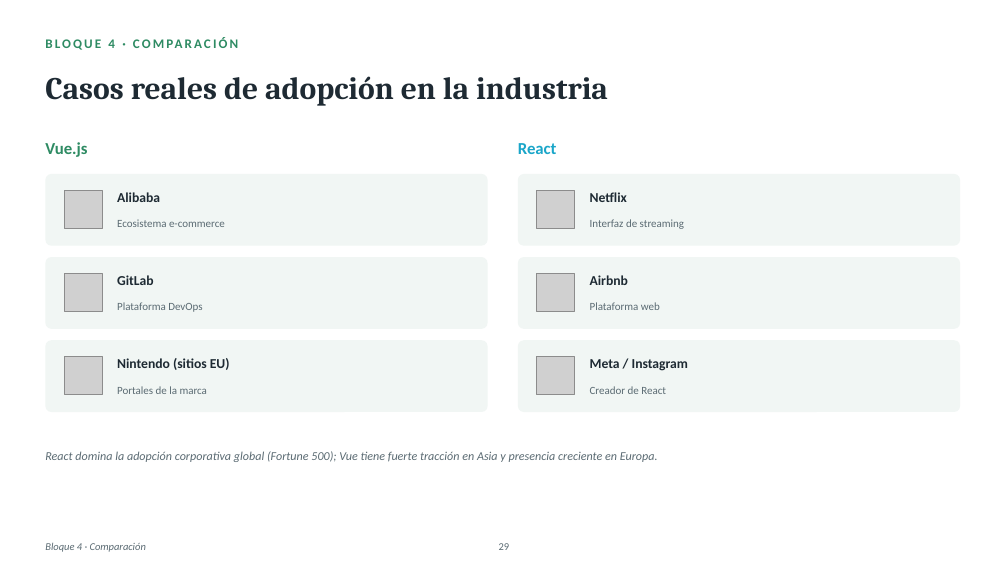
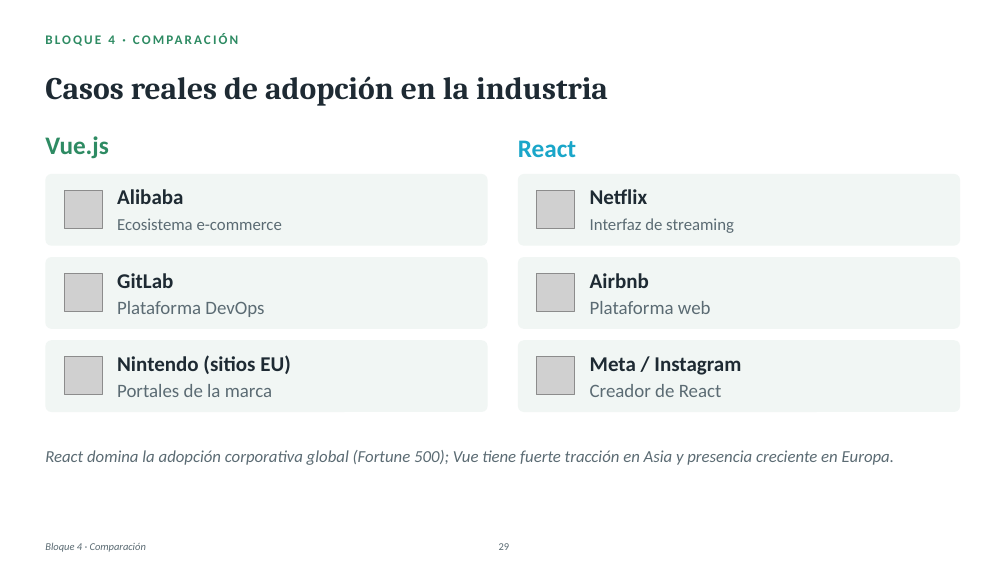
Before and after one commit to Agro-Ros-DSS-UTN/PoC, a slide deck: slide 30 of Vue_vs_React_PoC (2).pptx. Drawn at 1008x567 pixels with LibreOffice and Linux fonts; fonts in the diff are those of the drawing; grey boxes stand for pictures. Boxes give left, top, right and bottom in pixels: in the first picture for what was removed or moved away, otherwise in the second. Text is boxed around its words. In the diff, an @@ line names an element or a change of style, - is before the commit and + after.

```diff
--- a/Vue_vs_React_PoC (2).pptx
+++ b/Vue_vs_React_PoC (2).pptx
@@ text "BLOQUE 4 · COMPARACIÓN": place and size @@
-text "BLOQUE 4 · COMPARACIÓN" at [108,39,115,48]
+text "BLOQUE 4 · COMPARACIÓN" at [108,35,115,44]
@@ text "Vue.js" at [45,136,109,159]: size 16 to 24 pt @@
@@ text "React" at [518,140,576,157]: size 16 to 24 pt @@
@@ text "Ecosistema e-commerce" at [117,218,282,230]: size 10.5 to 16 pt @@
@@ text "Interfaz de streaming" at [590,218,734,233]: size 10.5 to 16 pt @@
@@ size 13 to 20 pt in 6 elements at [117,189,183,204], [117,273,173,288], [117,355,291,374], [590,189,648,204], [590,273,649,288], [590,357,741,375] @@
@@ size 10.5 to 18 pt in 4 elements at [117,301,264,317], [117,384,272,397], [590,301,711,314], [590,384,722,397] @@
@@ text "React domina la adopción corporativa ..." at [45,450,894,465]: size 11.5 to 16 pt @@
```
Also in this commit, not shown: 34 other slides changed.
